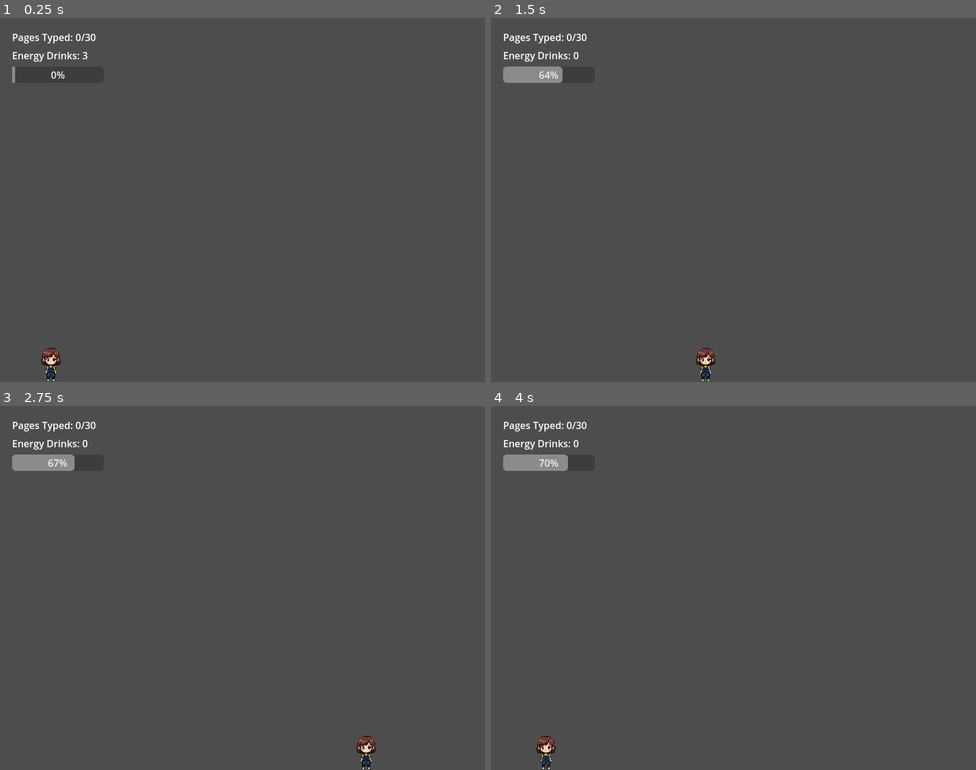
Above: before the commit, frames 1-4 (two rows, left to right).
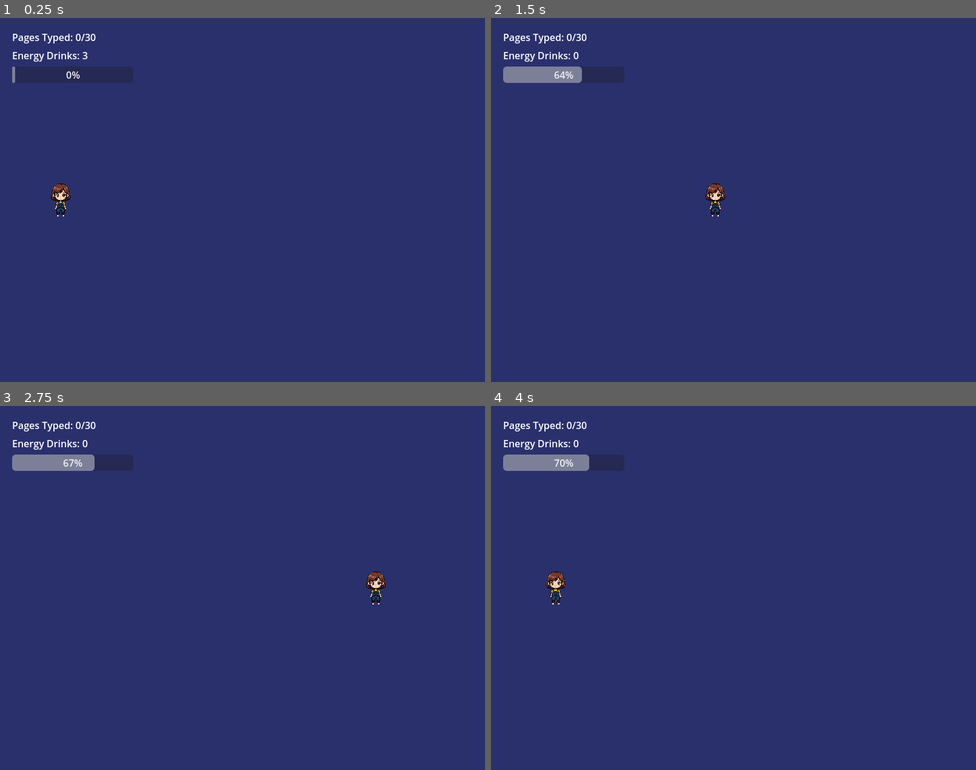
Above: after the commit, the same moments.

Repository: srishtipurohitaps/Aanya-s-All-Nighter
Game: Godot game, scene res://main.tscn
The game is run twice, just before and just after one commit, with the same random seed, the same clock (stepped at 60 frames per second) and the same inputs.
Inputs:
- Up to frame 1 (0.25 s): no input
- Up to frame 2 (1.5 s): tap Enter (ui_accept) at 0.5, 1.35 s; hold Enter (ui_accept) 0.53-1.28 s
- Up to frame 3 (2.75 s): tap Enter (ui_accept) at 1.52, 1.82 s; hold Enter (ui_accept) from 2.03 s (still down)
- Up to frame 4 (4 s): release Enter (ui_accept) at 2.78 s; tap Enter (ui_accept) at 2.85, 3.02, 3.32 s; hold Enter (ui_accept) from 3.53 s (still down)

The runs differ from the first frame. In frame 1, 99% of the frame differs, in the area x 0-100%, y 0-100%; in frame 2, 99%; in frame 3, 99%; in frame 4, 99%.

Commit message:
Deleted some background files and edited the code

Diff:
--- a/aanya.tscn
+++ b/aanya.tscn
@@ -10,11 +10,9 @@
 script = ExtResource("1_4i7ln")
 
 [node name="Sprite" type="Sprite2D" parent="."]
-position = Vector2(34, 571)
 scale = Vector2(0.13599999, 0.13700001)
 texture = ExtResource("1_jqb6f")
 
 [node name="CollisionShape2D" type="CollisionShape2D" parent="."]
-position = Vector2(34.5, 570.75)
 shape = SubResource("RectangleShape2D_4i7ln")
 debug_color = Color(1, 1, 1, 0)
--- a/main.gd
+++ b/main.gd
@@ -9,30 +9,49 @@
 var fatigue_rate = 0.25
 
 func _ready():
+	print("Game started!")
 	start_level(1)
 
 func start_level(n):
+	print("Starting level: ", n)
 	current_level = n
 	score = 0
 	fatigue = 0
 	drinks = 3 if n == 1 else 2 if n == 2 else 1
 	fatigue_rate = fatigue_rates[n-1]
 	$Background.color = Color("#2a306c") if n == 1 else Color("#9d363c") if n == 2 else Color("#FFD700")
-	$CanvasLayer/ScoreLabel.text = "Pages Typed: %d/%d" % [score, pages_goal[n-1]]
-	$CanvasLayer/EnergyLabel.text = "Energy Drinks: %d" % drinks
-	$CanvasLayer/FatigueBar.value = fatigue
+
+	# Safe node access - print to confirm
+	if $CanvasLayer.has_node("ScoreLabel"):
+		$CanvasLayer/ScoreLabel.text = "Pages Typed: %d/%d" % [score, pages_goal[n-1]]
+	else:
+		print("ScoreLabel not found under CanvasLayer!")
+	if $CanvasLayer.has_node("EnergyLabel"):
+		$CanvasLayer/EnergyLabel.text = "Energy Drinks: %d" % drinks
+	else:
+		print("EnergyLabel not found under CanvasLayer!")
+	if $CanvasLayer.has_node("FatigueBar"):
+		$CanvasLayer/FatigueBar.value = fatigue
+	else:
+		print("FatigueBar not found under CanvasLayer!")
 
 func _input(event):
 	if event.is_action_pressed("ui_accept") and drinks > 0:
-		$Aanya.is_boosting = true
-		drinks -= 1
-		fatigue += 2
-		$CanvasLayer/EnergyLabel.text = "Energy Drinks: %d" % drinks
+		print("Boost pressed")
+		if has_node("Aanya"):
+			$Aanya.is_boosting = true
+			drinks -= 1
+			fatigue += 2
+			$CanvasLayer/EnergyLabel.text = "Energy Drinks: %d" % drinks
+		else:
+			print("Aanya not found!")
 	if event.is_action_released("ui_accept"):
-		$Aanya.is_boosting = false
+		print("Boost released")
+		if has_node("Aanya"):
+			$Aanya.is_boosting = false
 
 func _process(delta):
-	# Make sure Aanya exists, for bulletproof code:
+	print("Processing frame. Score:", score, "Fatigue:", fatigue)
 	if has_node("Aanya"):
 		if $Aanya.is_boosting:
 			fatigue += delta * fatigue_rate * 2
@@ -40,12 +59,19 @@
 		else:
 			fatigue += delta * fatigue_rate
 			score += int(delta)
-		$CanvasLayer/ScoreLabel.text = "Pages Typed: %d/%d" % [score, pages_goal[current_level - 1]]
+
+	if $CanvasLayer.has_node("ScoreLabel"):
+		$CanvasLayer/ScoreLabel.text = "Pages Typed: %d/%d" % [score, pages_goal[current_level-1]]
+	if $CanvasLayer.has_node("FatigueBar"):
 		$CanvasLayer/FatigueBar.value = fatigue
-		if fatigue >= 10:
-			game_over()
-		if score >= pages_goal[current_level - 1]:
-			next_level()
+
+	if fatigue >= 10:
+		print("Game over triggered")
+		game_over()
+	if score >= pages_goal[current_level-1]:
+		print("Going to next level")
+		next_level()
+	if has_node("Aanya"):
 		if $Aanya.position.x >= 760:
 			$Aanya.position.x = 0
 			if current_level >= 2:
@@ -59,6 +85,7 @@
 		start_level(current_level + 1)
 
 func game_over():
+	print("Game Over reached")
 	get_tree().paused = true
 	var msg = Label.new()
 	msg.text = "Aanya dozed off!\nPages: %d\nPress R to restart" % score
@@ -66,6 +93,7 @@
 	add_child(msg)
 
 func show_win_screen():
+	print("Win Screen displayed")
 	get_tree().paused = true
 	var msg = Label.new()
 	msg.text = "You survived all 3 levels!\nTotal Pages: %d\nPress R to restart" % score
@@ -73,5 +101,7 @@
 	add_child(msg)
 
 func _unhandled_input(event):
+	print("Input event received: ", event)
 	if event.is_action_pressed("restart"):
+		print("Restart key pressed!")
 		get_tree().reload_current_scene()
--- a/main.tscn
+++ b/main.tscn
@@ -25,16 +25,17 @@
 [node name="FatigueBar" type="ProgressBar" parent="CanvasLayer"]
 offset_left = 20.0
 offset_top = 80.0
-offset_right = 171.0
+offset_right = 220.0
 offset_bottom = 107.0
 max_value = 10.0
 
 [node name="Background" type="ColorRect" parent="."]
-anchors_preset = 15
-anchor_right = 1.0
-anchor_bottom = 1.0
+offset_right = 800.0
+offset_bottom = 600.0
 grow_horizontal = 2
 grow_vertical = 2
-color = Color(0.2107515, 0.22474319, 0.1934526, 1)
+color = Color(0.16470589, 0.1882353, 0.42352942, 1)
+metadata/_edit_use_anchors_ = true
 
 [node name="Aanya" parent="." instance=ExtResource("2_h2yge")]
+position = Vector2(50, 300)
--- a/project.godot
+++ b/project.godot
@@ -28,7 +28,7 @@
 
 restart={
 "deadzone": 0.2,
-"events": [Object(InputEventKey,"resource_local_to_scene":fa …(167 unchanged characters)… cal_keycode":82,"key_label":0,"unicode":114,"location":0,"echo":false,"script":null)
+"events": [Object(InputEventKey,"resource_local_to_scene":fa …(167 unchanged characters)… cal_keycode":82,"key_label":0,"unicode":82,"location":0,"echo":false,"script":null)
 ]
 }
 
Not shown, removed: assets/Dawn.png.import
Binary file removed: assets/Morning.png
Not shown, removed: assets/Morning.png.import
Binary file removed: assets/Untitled design.png
Not shown, removed: assets/Untitled design.png.import
Not shown, changed: assets/Dawn.png
